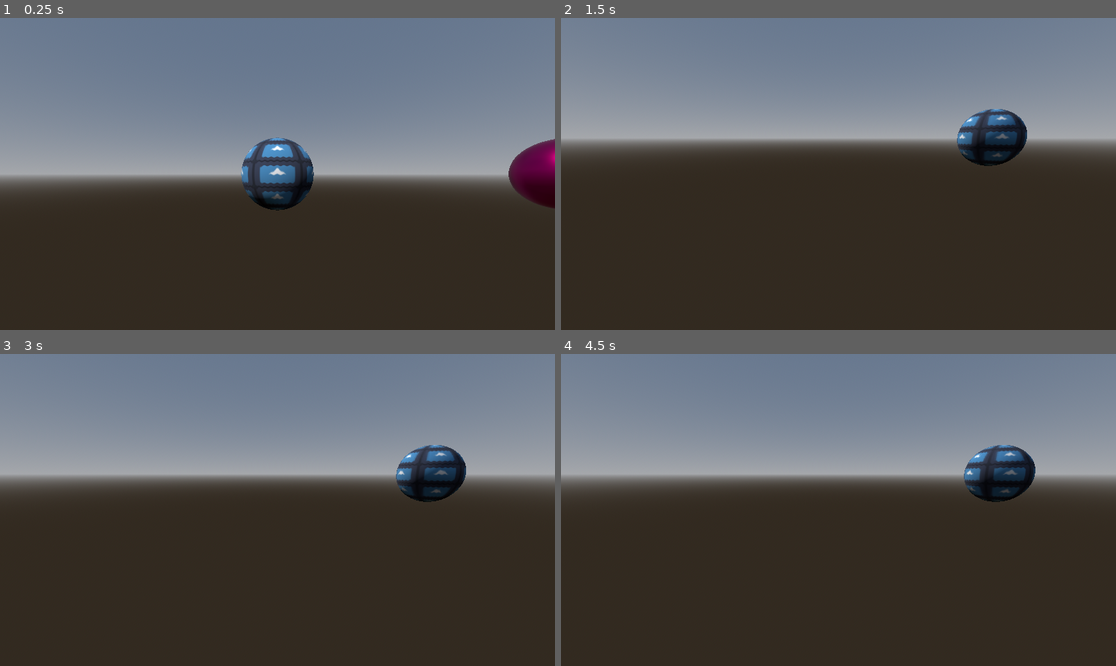
Above: before the commit, frames 1-4 (two rows, left to right).
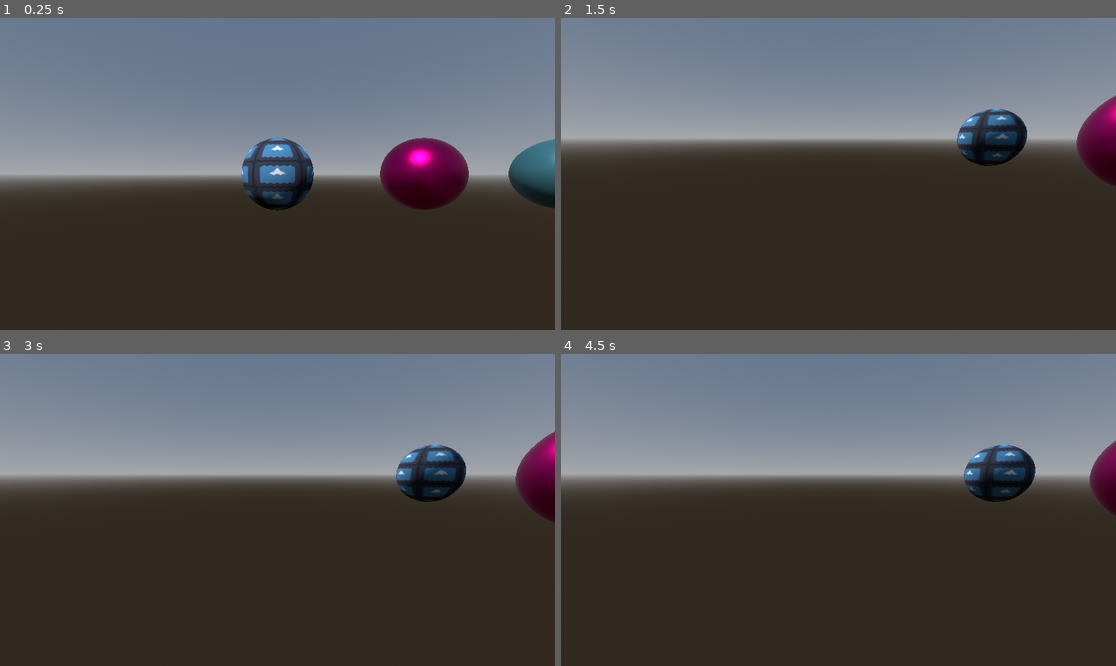
Above: after the commit, the same moments.

Repository: hipml/shaders
Game: Godot game, scene res://scenes/spatial_shaders.tscn
The game is run twice, just before and just after one commit, with the same random seed, the same clock (stepped at 60 frames per second) and the same inputs. The engine's default icon, where the game draws it, is replaced by a stand-in: a white triangle on a blue panel in a dark square.
Inputs (mouse positions are in pixels of both pictures, inside the frame that each line leads up to):
- Up to frame 1 (0.25 s): no input
- Up to frame 2 (1.5 s): tap Enter at 0.5 s; move the mouse to (960, 158) at 0.52 s; hold D (move_right) 0.53-1.28 s; hold Right mouse button (camera_move_mode) 0.53-1.28 s; click (960, 158) at 0.67 s; move the mouse to (810, 174) at 1.27 s; hold W (move_forward) from 1.28 s (still down); tap Shift (camera_speed_up) at 1.35 s
- Up to frame 3 (3 s): tap Space at 2 s; move the mouse to (333, 441) at 2.02 s; release W (move_forward) at 2.03 s; hold D (move_right) 2.03-2.78 s; click (333, 441) at 2.1 s; tap Enter at 2.75, 2.85 s; move the mouse to (249, 572) at 2.77 s; hold W (move_forward) from 2.78 s (still down); click (249, 572) at 2.92 s
- Up to frame 4 (4.5 s): tap Space at 3.5 s; move the mouse to (1005, 556) at 3.52 s; release W (move_forward) at 3.53 s; hold A (move_left) from 3.53 s (still down); tap F at 3.6 s; tap Enter at 4.25 s; move the mouse to (672, 463) at 4.27 s; right-click (672, 463) at 4.35 s

The runs differ from the first frame. In frame 1, 4.2% of the frame differs, in the area x 68-100%, y 38-62%; in frame 2, 1.4%; in frame 3, 1.4%; in frame 4, 0.8%.

Commit message:
vertex shader in 3d

Diff:
--- a/spatial-shaders/scenes/spatial_shaders.tscn
+++ b/spatial-shaders/scenes/spatial_shaders.tscn
@@ -1,10 +1,11 @@
-[gd_scene load_steps=18 format=3 uid="uid://lg3n8vkn5qi4"]
+[gd_scene load_steps=21 format=3 uid="uid://lg3n8vkn5qi4"]
 
 [ext_resource type="Script" path="res://scripts/spatial_shaders.gd" id="1_db346"]
 [ext_resource type="PackedScene" uid="uid://twg0tri4g6hr" path="res://scenes/camera_controller.tscn" id="1_p4cbf"]
 [ext_resource type="Shader" path="res://shaders/spatial_shaders.gdshader" id="3_vu18o"]
 [ext_resource type="Texture2D" uid="uid://dq50v6s4drwd1" path="res://icon.svg" id="4_y83vq"]
 [ext_resource type="Shader" path="res://shaders/pbr.gdshader" id="5_klg84"]
+[ext_resource type="Shader" path="res://shaders/vertex.gdshader" id="6_jf57q"]
 [ext_resource type="Shader" uid="uid://csndq3sl6dred" path="res://shaders/standardmaterial3d.tres" id="6_uhyhi"]
 
 [sub_resource type="ProceduralSkyMaterial" id="ProceduralSkyMaterial_7jfiy"]
@@ -62,6 +63,14 @@
 [sub_resource type="SphereMesh" id="SphereMesh_8pi7u"]
 material = SubResource("ShaderMaterial_gj78j")
 
+[sub_resource type="ShaderMaterial" id="ShaderMaterial_fbtku"]
+render_priority = 0
+shader = ExtResource("6_jf57q")
+shader_parameter/offset = Vector3(5, 9, 12)
+
+[sub_resource type="SphereMesh" id="SphereMesh_3skxq"]
+material = SubResource("ShaderMaterial_fbtku")
+
 [node name="SpatialShaders" type="Node3D"]
 script = ExtResource("1_db346")
 
@@ -80,13 +89,17 @@
 mesh = SubResource("SphereMesh_5gdlg")
 
 [node name="SphereExample2" type="MeshInstance3D" parent="."]
-transform = Transform3D(-1, 0, -8.74228e-08, 0, 1, 0, 8.74228e-08, 0, -1, 4, 0, 0)
+transform = Transform3D(-1, 0, -8.74228e-08, 0, 1, 0, 8.74228e-08, 0, -1, 2, 0, 0)
 mesh = SubResource("SphereMesh_xwklm")
 
 [node name="SphereExample3" type="MeshInstance3D" parent="."]
-transform = Transform3D(-1, 0, -8.74228e-08, 0, 1, 0, 8.74228e-08, 0, -1, 6, 0, 0)
+transform = Transform3D(-1, 0, -8.74228e-08, 0, 1, 0, 8.74228e-08, 0, -1, 4, 0, 0)
 mesh = SubResource("SphereMesh_g1chp")
 
 [node name="SphereExample4" type="MeshInstance3D" parent="."]
+transform = Transform3D(-1, 0, -8.74228e-08, 0, 1, 0, 8.74228e-08, 0, -1, 6, 0, 0)
+mesh = SubResource("SphereMesh_8pi7u")
+
+[node name="SphereExample5" type="MeshInstance3D" parent="."]
 transform = Transform3D(-1, 0, -8.74228e-08, 0, 1, 0, 8.74228e-08, 0, -1, 8, 0, 0)
-mesh = SubResource("SphereMesh_8pi7u")
+mesh = SubResource("SphereMesh_3skxq")
--- /dev/null
+++ b/spatial-shaders/shaders/vertex.gdshader
@@ -0,0 +1,11 @@
+shader_type spatial;
+
+uniform vec3 offset = vec3(1.0);
+
+void vertex() {
+	//VERTEX += vec3(sin(TIME * offset.x), sin(TIME * offset.y), sin(TIME * offset.z));
+
+	// VERTEX *= (sin(TIME * 3.0) + 1.0) * 0.5;
+
+	VERTEX.x += sin(TIME * 5.0 + VERTEX.y * 10.0) * 0.01;
+}
